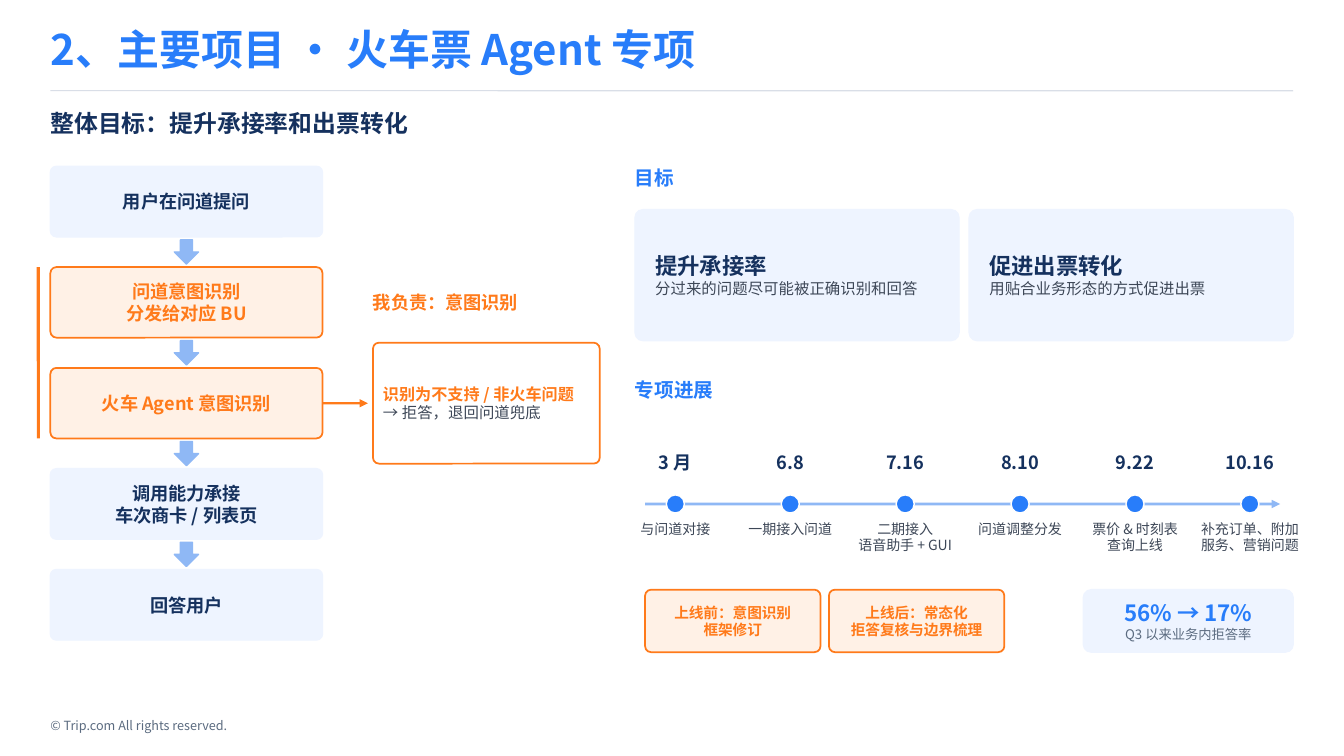
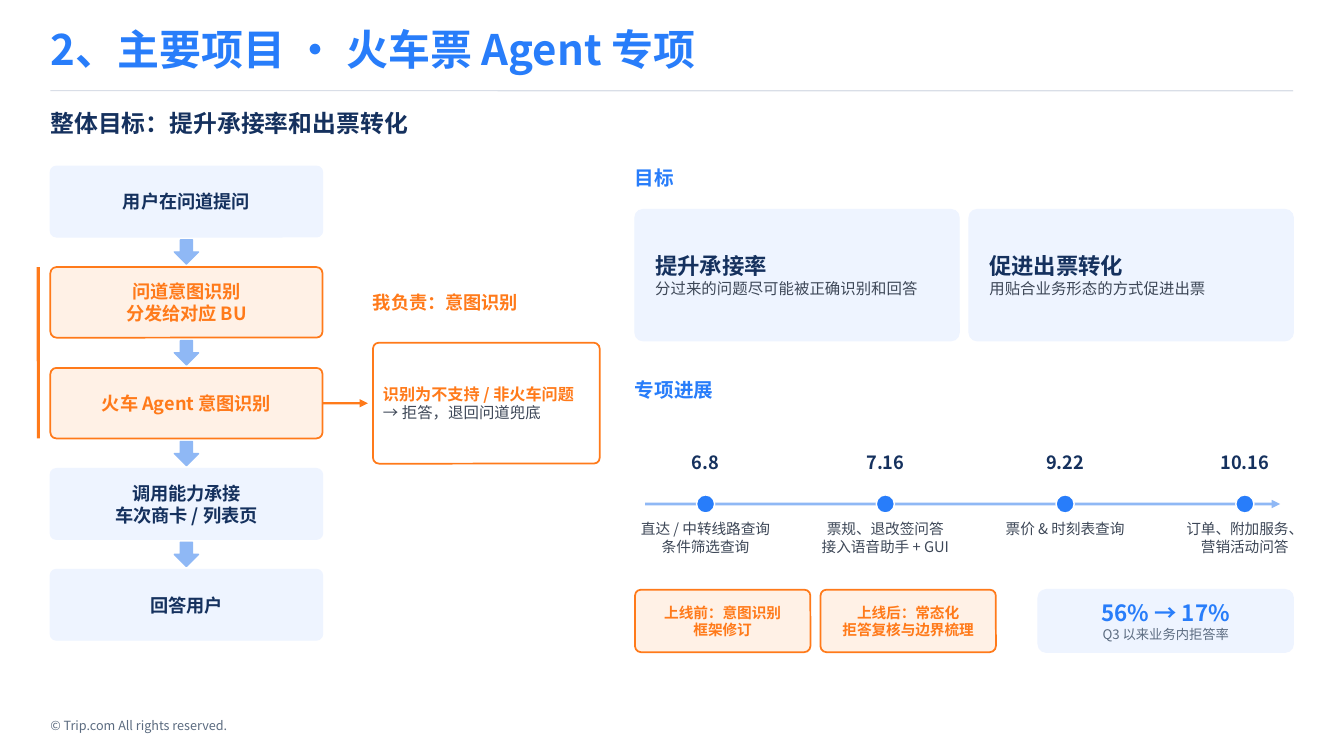
Before and after one commit to Wennie006/AI-myself, a slide deck: slide 4 of 留用答辩_v4.pptx. Drawn at 1344x756 pixels with LibreOffice and Linux fonts; fonts in the diff are those of the drawing. Boxes give left, top, right and bottom in pixels: in the first picture for what was removed or moved away, otherwise in the second. Text is boxed around its words. In the diff, an @@ line names an element or a change of style, - is before the commit and + after.

```diff
--- a/留用答辩_v4.pptx
+++ b/留用答辩_v4.pptx
@@ text "6.8": place and size @@
-text "6.8" at [777, 455, 804, 470]
+text "6.8" at [692, 455, 719, 470]
@@ text removed at [659, 454, 692, 471] @@
-3 月
@@ text "7.16": place and size @@
-text "7.16" at [886, 455, 924, 470]
+text "7.16" at [866, 455, 904, 470]
@@ text removed at [1001, 455, 1039, 470] @@
-8.10
@@ text "9.22": place and size @@
-text "9.22" at [1116, 455, 1154, 470]
+text "9.22" at [1046, 455, 1084, 470]
@@ text "10.16": place and size @@
-text "10.16" at [1226, 455, 1275, 470]
+text "10.16" at [1220, 455, 1269, 470]
@@ ellipse: place and size @@
-ellipse at [666, 495, 685, 513]
+ellipse at [697, 495, 715, 513]
@@ ellipse: place and size @@
-ellipse at [781, 495, 800, 513]
+ellipse at [876, 495, 894, 513]
@@ ellipse: place and size @@
-ellipse at [896, 495, 914, 513]
+ellipse at [1057, 495, 1075, 513]
@@ ellipse removed at [1126, 495, 1144, 513] @@
@@ ellipse: place and size @@
-ellipse at [1011, 495, 1029, 513]
+ellipse at [1236, 495, 1254, 513]
@@ ellipse removed at [1241, 495, 1259, 513] @@
@@ text at [641, 521, 770, 553]: text changed; size 10 to 10.5 pt @@
-与问道对接
+直达 / 中转线路查询
+条件筛选查询
@@ text at [822, 521, 949, 553]: text changed; size 10 to 10.5 pt @@
-一期接入问道
+票规、退改签问答
+接入语音助手 + GUI
@@ text removed at [858, 522, 952, 551] @@
-二期接入
-语音助手 + GUI
@@ text removed at [978, 522, 1062, 535] @@
-问道调整分发
@@ text at [1006, 521, 1124, 535]: text changed; size 10 to 10.5 pt @@
-票价 & 时刻表
-查询上线
+票价 & 时刻表查询
@@ text at [1186, 521, 1303, 553]: text changed; size 10 to 10.5 pt @@
-补充订单、附加
-服务、营销问题
+订单、附加服务、
+营销活动问答
@@ 2 texts, 2 rounded rectangles: place and size @@
-2 texts, 2 rounded rectangles at [645, 590, 1004, 652]
+2 texts, 2 rounded rectangles at [635, 590, 996, 652]
@@ text "56% → 17%": place and size @@
-text "56% → 17%" at [1124, 604, 1252, 642]
+text "56% → 17%" at [1102, 604, 1230, 642]
@@ rounded rectangle: place and size @@
-rounded rectangle at [1084, 590, 1294, 652]
+rounded rectangle at [1038, 590, 1294, 652]
```
